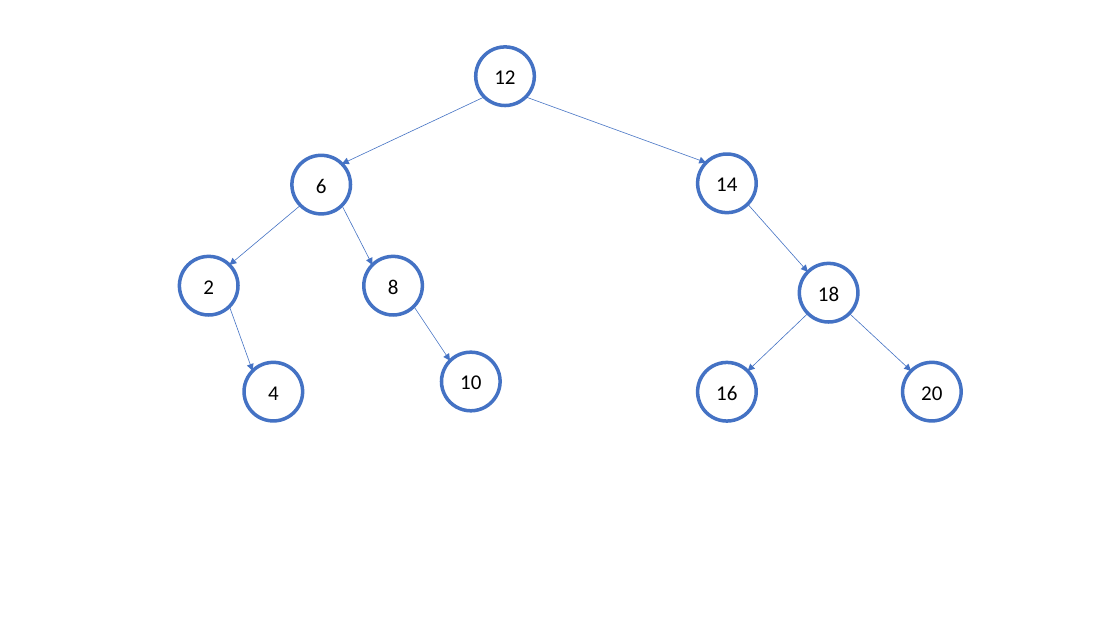
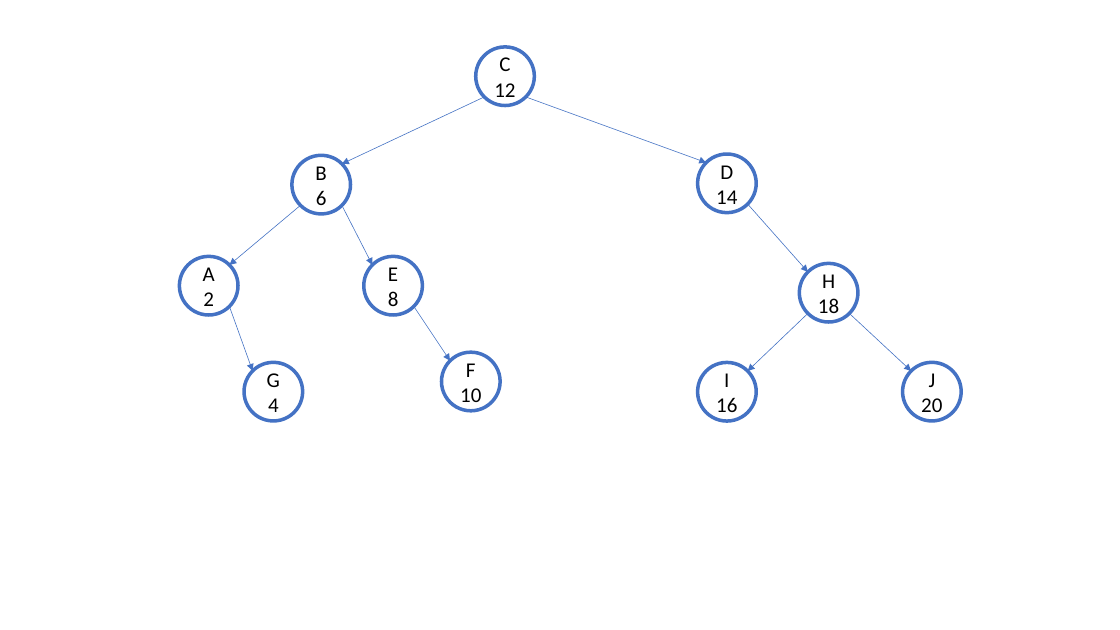
Before and after one commit to dayan3847/tree_algorithms_compression_correction, a slide deck: slide 1 of doc/Graph.pptx. Drawn at 1120x630 pixels with LibreOffice and Linux fonts; fonts in the diff are those of the drawing. Boxes give left, top, right and bottom in pixels: in the first picture for what was removed or moved away, otherwise in the second. Text is boxed around its words. In the diff, an @@ line names an element or a change of style, - is before the commit and + after.

Commit message:
[Terminado] Tree.py: Menu terminado para la presentación.

```diff
--- a/doc/Graph.pptx
+++ b/doc/Graph.pptx
@@ text in ellipse at bbox=[499, 57, 510, 71]: paragraph added @@
+C
@@ text in ellipse at bbox=[315, 166, 326, 180]: paragraph added @@
+B
@@ text in ellipse at bbox=[720, 165, 733, 179]: paragraph added @@
+D
@@ text in ellipse at bbox=[203, 267, 215, 281]: paragraph added @@
+A
@@ text in ellipse at bbox=[388, 267, 398, 281]: paragraph added @@
+E
@@ text in ellipse at bbox=[822, 274, 835, 288]: paragraph added @@
+H
@@ text in ellipse at bbox=[267, 373, 280, 387]: paragraph added @@
+G
@@ text in ellipse at bbox=[466, 363, 476, 377]: paragraph added @@
+F
@@ text in ellipse at bbox=[724, 373, 729, 387]: paragraph added @@
+I
@@ text in ellipse at bbox=[929, 373, 936, 387]: paragraph added @@
+J
```
Also in this commit, not shown: 2 other files.
